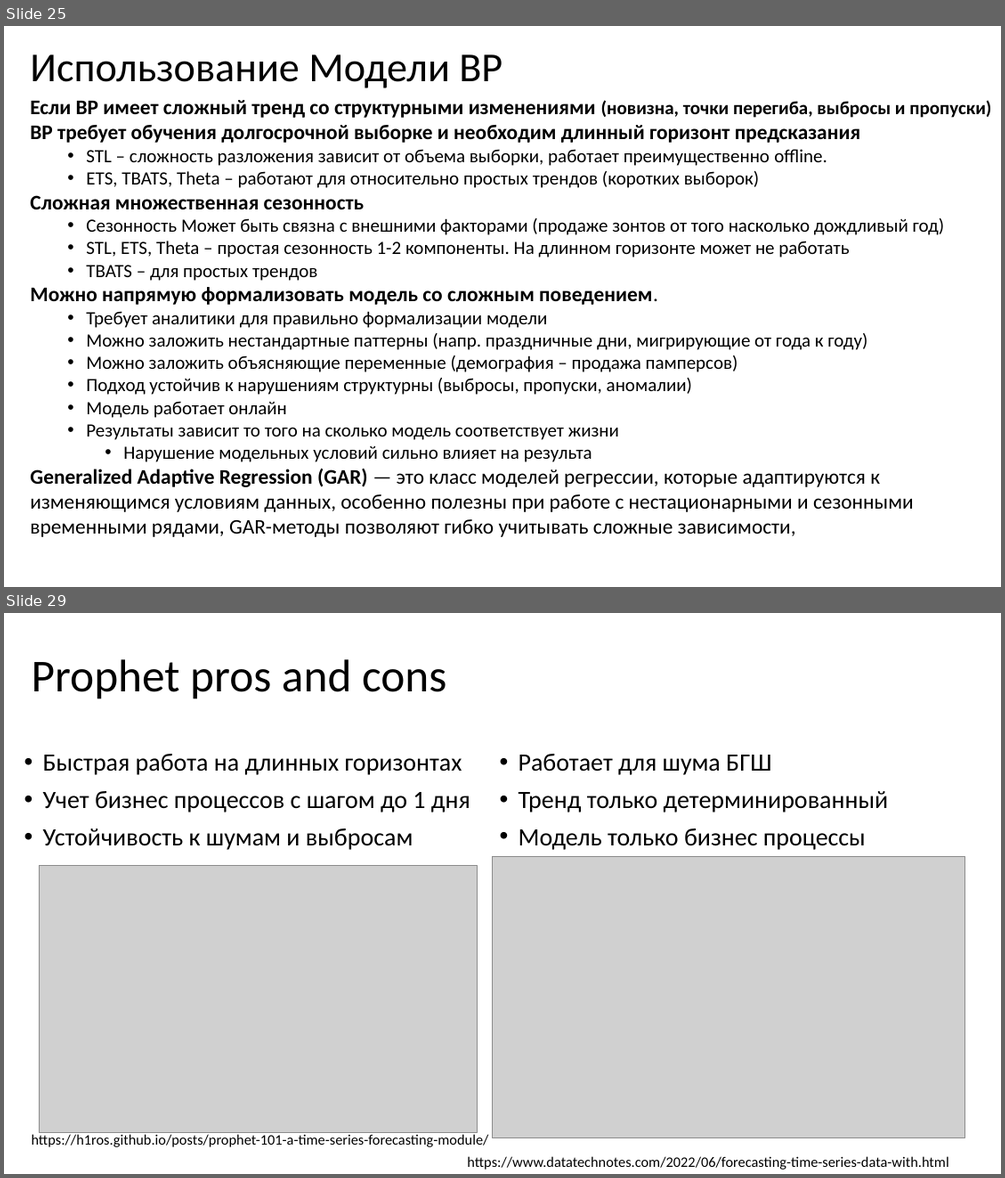
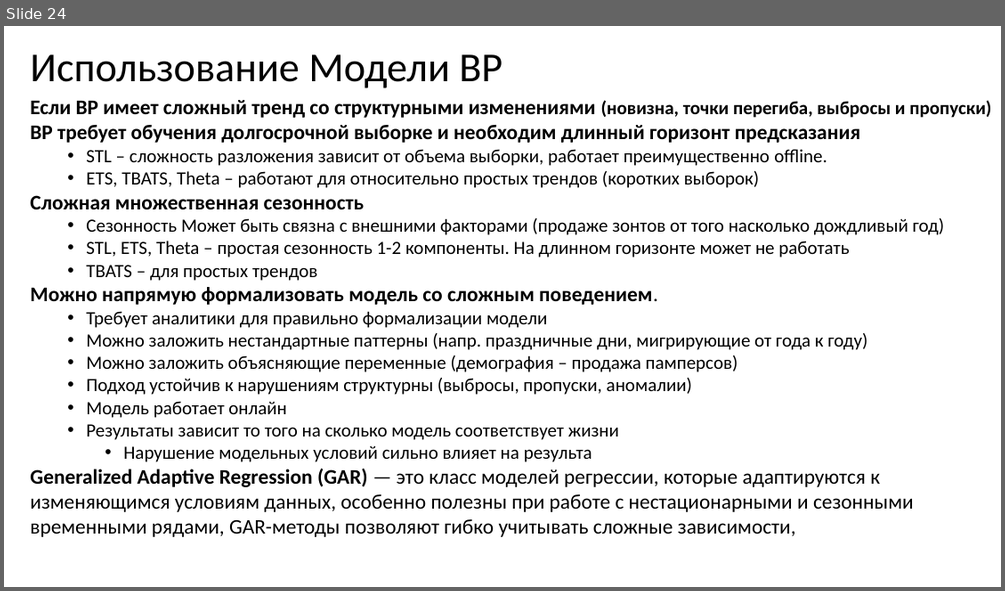
Before and after one commit to MVRonkin/TimeSeriesCourse, a slide deck: Last/LEC/03-1_ExpSmooth.pptx. Shown one above the other, each under a label of ours: slides 25 and 29 before the commit, slide 24 after it; the slides between them are not shown. The pictures are 1005x1178 and 1005x591 pixels, drawn with LibreOffice and Linux fonts; fonts in the diff are those of the drawing; grey boxes stand for pictures. Boxes give left, top, right and bottom in pixels: in the first picture for what was removed or moved away, otherwise in the second. Text is boxed around its words. In the diff, an @@ line names an element or a change of style, - is before the commit and + after.

```diff
--- a/Last/LEC/03-1_ExpSmooth.pptx
+++ b/Last/LEC/03-1_ExpSmooth.pptx
@@ slide 29 removed at box(4, 613, 1001, 1174), background #FFFFFF @@
@@ title removed at box(32, 659, 446, 699) @@
-Prophet pros and cons
@@ text removed at box(43, 754, 470, 850) @@
-• Быстрая работа на длинных горизонтах
-• Учет бизнес процессов с шагом до 1 дня
-• Устойчивость к шумам и выбросам
@@ text removed at box(518, 754, 889, 850) @@
-• Работает для шума БГШ
-• Тренд только детерминированный
-• Модель только бизнес процессы
@@ picture removed at box(39, 865, 477, 1132) @@
@@ picture removed at box(493, 856, 965, 1137) @@
@@ text removed at box(32, 1134, 489, 1147) @@
-https://h1ros.github.io/posts/prophet-101-a-time-series-forecasting-module/
@@ text removed at box(467, 1156, 948, 1169) @@
-https://www.datatechnotes.com/2022/06/forecasting-time-series-data-with.html
@@ what was slide 25 is now slide 24 @@
```
Also in this commit, not shown: 2 slides changed, 4 other slides removed, 13 other files.
